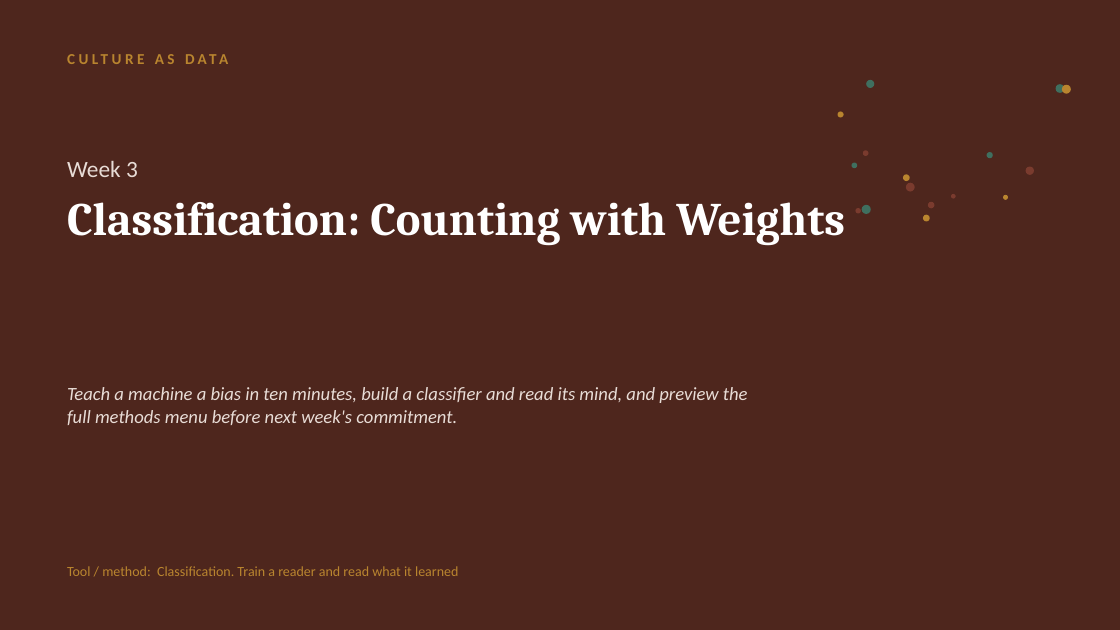
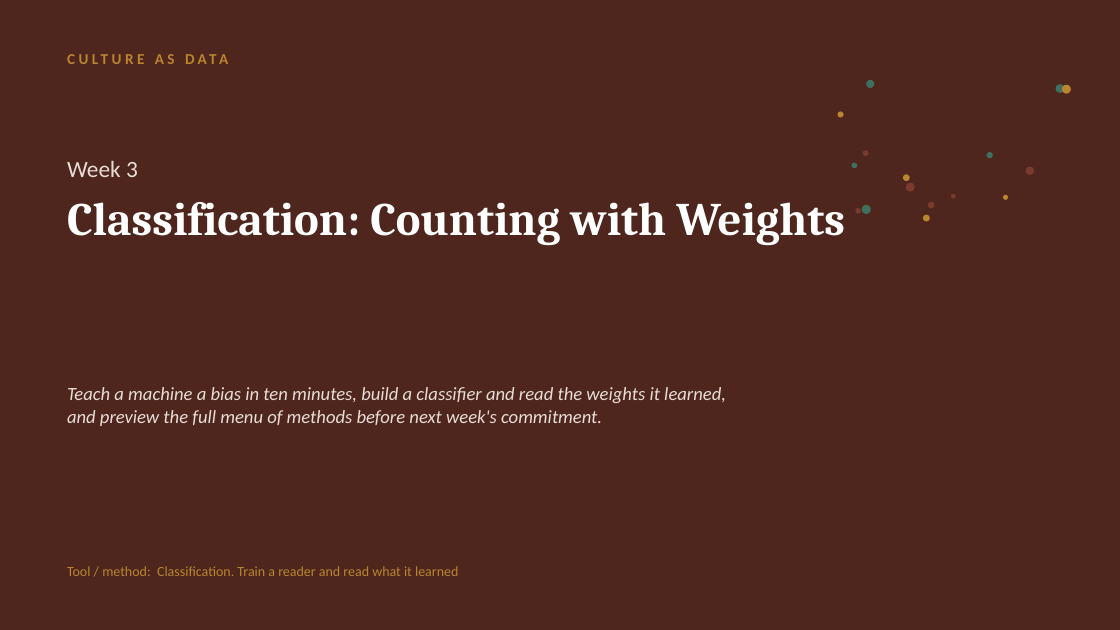
Before and after one commit to lucianli123/culture-as-data-2026, a slide deck: slide 1 of slides/pptx/week-03.pptx. Drawn at 1120x630 pixels with LibreOffice and Linux fonts; fonts in the diff are those of the drawing. Boxes give left, top, right and bottom in pixels: in the first picture for what was removed or moved away, otherwise in the second. Text is boxed around its words. In the diff, an @@ line names an element or a change of style, - is before the commit and + after.

```diff
--- a/slides/pptx/week-03.pptx
+++ b/slides/pptx/week-03.pptx
@@ text at [67,387,726,426]: text changed @@
-Teach a machine a bias in ten minutes, build a classifier and read its mind, and preview the full methods menu before next week's commitment.
+Teach a machine a bias in ten minutes, build a classifier and read the weights it learned, and preview the full menu of methods before next week's commitment.
```
Also in this commit, not shown: 4 other slides changed, 37 other files.
